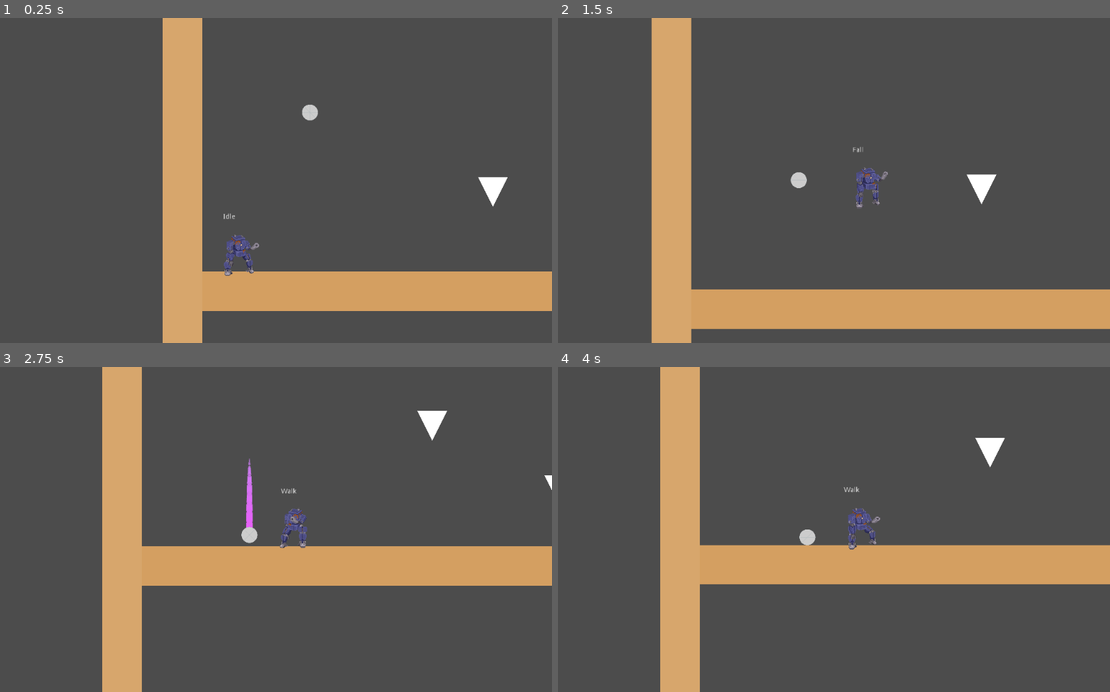
Above: before the commit, frames 1-4 (two rows, left to right).
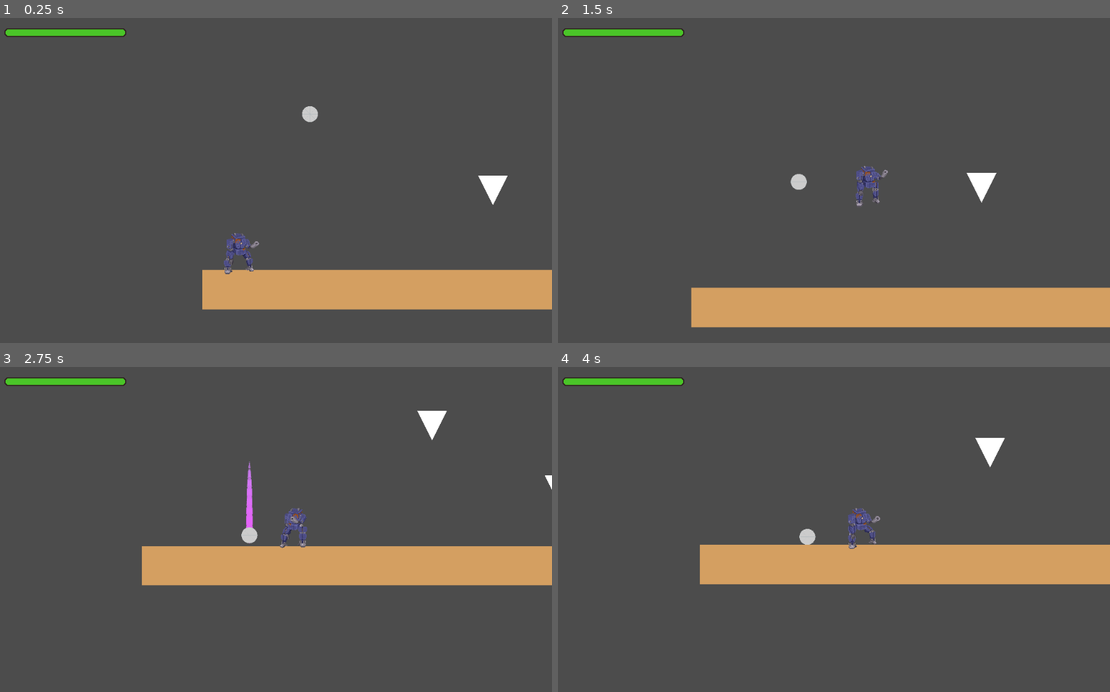
Above: after the commit, the same moments.

Repository: gioele-santi/MechGameJam
Game: Godot game, scene res://Level.tscn
Two runs of this game, one before a commit and one after it. Both use one fixed random seed, a clock stepped at 60 frames per second and the inputs below. The project has no main scene, so this scene is started directly. Sound files missing from this copy of the repository are replaced by a short silence.
Inputs:
- Up to frame 1 (0.25 s): no input
- Up to frame 2 (1.5 s): hold Shift (attack) 0.53-1.28 s; hold D (move_right) from 0.53 s (still down); tap Space (jump) at 0.77 s; tap Shift (attack) at 1.35 s
- Up to frame 3 (2.75 s): tap Space (jump) at 1.52 s; release D (move_right) at 2.03 s; hold A (move_left) from 2.03 s (still down); hold Shift (attack) from 2.03 s (still down)
- Up to frame 4 (4 s): release A (move_left) at 2.78 s; release Shift (attack) at 2.78 s; hold D (move_right) from 2.78 s (still down); tap Shift (attack) at 2.85 s; tap Space (jump) at 3.02, 3.77 s; hold Shift (attack) from 3.53 s (still down)

The runs differ from the first frame. In frame 1, 8.9% of the frame differs, in the area x 0-100%, y 0-100%; in frame 2, 9.0%; in frame 3, 7.9%; in frame 4, 7.9%.

Commit message:
Added GUI, damage and gameover

Diff:
--- /dev/null
+++ b/GUI.gd
@@ -0,0 +1,8 @@
+extends Control
+class_name GUI
+
+func _ready() -> void:
+	pass # Replace with function body.
+
+func update_health(new_value: int) -> void:
+	$VBoxContainer/HBoxContainer/TextureRect/TextureProgress.value = new_value
--- /dev/null
+++ b/GUI.tscn
@@ -0,0 +1,41 @@
+[gd_scene load_steps=4 format=2]
+
+[ext_resource path="res://assets/progress_bar_thin_short.png" type="Texture" id=1]
+[ext_resource path="res://assets/progress_bar_thin_short_bg.png" type="Texture" id=2]
+[ext_resource path="res://GUI.gd" type="Script" id=3]
+
+[node name="GUI" type="Control"]
+margin_left = -512.0
+margin_top = -296.0
+margin_right = 512.0
+margin_bottom = 296.0
+script = ExtResource( 3 )
+__meta__ = {
+"_edit_use_anchors_": false
+}
+
+[node name="VBoxContainer" type="VBoxContainer" parent="."]
+anchor_right = 1.0
+anchor_bottom = 1.0
+margin_top = 0.707108
+margin_bottom = 0.707092
+
+[node name="HBoxContainer" type="HBoxContainer" parent="VBoxContainer"]
+margin_right = 1024.0
+margin_bottom = 16.0
+
+[node name="TextureRect" type="TextureRect" parent="VBoxContainer/HBoxContainer"]
+margin_right = 256.0
+margin_bottom = 16.0
+texture = ExtResource( 2 )
+
+[node name="TextureProgress" type="TextureProgress" parent="VBoxContainer/HBoxContainer/TextureRect"]
+modulate = Color( 0.290196, 0.772549, 0.156863, 1 )
+margin_left = 18.0
+margin_right = 238.0
+margin_bottom = 16.0
+value = 100.0
+texture_progress = ExtResource( 1 )
+__meta__ = {
+"_edit_use_anchors_": false
+}
--- a/Level.gd
+++ b/Level.gd
@@ -1,14 +1,41 @@
 extends Node2D
 class_name Level
 
+export (PackedScene) var mech_scene: PackedScene
+export (PackedScene) var probe_scene: PackedScene
 export (PackedScene) var ball_scene: PackedScene
 var ball : MechBall = null
-onready var mech := $Mech
+var mech : Mech = null
+
+onready var gui: GUI = $CanvasLayer/GUI
 
 onready var camera : MultiTargetCamera = $Camera2D
 
 func _ready() -> void:
-	camera.add_target(mech)
+
+	setup_game()
+
+func gameover() -> void:
+	print("GAME OVER!!!")
+	camera.remove_target(mech)
+	mech.queue_free()
+	mech = null
+	#remove all elements so it can be reset
+	#show GUI buttons
+	pass
+
+func setup_game(probe_count: int = 3) -> void:
+
+	# create random probes
+	if mech == null:
+		mech = mech_scene.instance()
+		add_child(mech)
+		mech.global_position = $MechSpawn.global_position
+		camera.add_target(mech)
+		mech.connect("destroyed", self, "gameover")
+		mech.connect("health_changed", gui, "update_health")
+		mech.health = 100
+		mech
 	spawn_ball()
 
 func spawn_ball() -> void:
@@ -27,7 +54,3 @@
 	ball.global_position = mech.ball_spawn.global_position
 
 	camera.add_target(ball)
-
-# Called every frame. 'delta' is the elapsed time since the previous frame.
-#func _process(delta: float) -> void:
-#	pass
--- a/Level.tscn
+++ b/Level.tscn
@@ -1,17 +1,28 @@
-[gd_scene load_steps=7 format=2]
+[gd_scene load_steps=8 format=2]
 
 [ext_resource path="res://Mech/Mech.tscn" type="PackedScene" id=1]
 [ext_resource path="res://Ball.tscn" type="PackedScene" id=2]
 [ext_resource path="res://Camera/MultiTargetCamera.gd" type="Script" id=3]
 [ext_resource path="res://Level.gd" type="Script" id=4]
 [ext_resource path="res://Probe.tscn" type="PackedScene" id=5]
+[ext_resource path="res://GUI.tscn" type="PackedScene" id=6]
 
 [sub_resource type="RectangleShape2D" id=1]
 extents = Vector2( 528, 40 )
 
 [node name="Level" type="Node2D"]
 script = ExtResource( 4 )
+mech_scene = ExtResource( 1 )
+probe_scene = ExtResource( 5 )
 ball_scene = ExtResource( 2 )
+
+[node name="CanvasLayer" type="CanvasLayer" parent="."]
+
+[node name="GUI" parent="CanvasLayer" instance=ExtResource( 6 )]
+margin_left = 0.0
+margin_top = 18.0
+margin_right = 1024.0
+margin_bottom = 528.0
 
 [node name="Camera2D" type="Camera2D" parent="."]
 position = Vector2( 512, 232 )
@@ -61,6 +72,7 @@
 polygon = PoolVector2Array( 528, 40, 528, -40, -528, -40, -528, 40 )
 
 [node name="Ground3" type="StaticBody2D" parent="."]
+visible = false
 position = Vector2( -40, 312 )
 rotation = 1.5708
 __meta__ = {
@@ -74,8 +86,8 @@
 color = Color( 0.843137, 0.65098, 0.423529, 1 )
 polygon = PoolVector2Array( 528, 40, 528, -40, -528, -40, -528, 40 )
 
-[node name="Mech" parent="." instance=ExtResource( 1 )]
-position = Vector2( 72, 472 )
+[node name="MechSpawn" type="Position2D" parent="."]
+position = Vector2( 72, 479 )
 
 [node name="Probe" parent="." instance=ExtResource( 5 )]
 
--- a/Mech/Mech.gd
+++ b/Mech/Mech.gd
@@ -1,5 +1,8 @@
 extends KinematicBody2D
 class_name Mech
+
+signal destroyed
+signal health_changed(value)
 
 enum States {IDLE, WALK, RUN, JUMP, FALL, BUMP, STAGGER, DIE, WIN, KICK, KICKCHARGE}
 onready var player := $AnimationPlayer
@@ -8,7 +11,7 @@
 onready var ball_spawn := $InteractiveAreas/BallSpawn
 var ball : MechBall = null
 
-export (int, 30, 200) var health := 80 setget set_health
+export (int, 30, 200) var health := 30 setget set_health
 
 signal attack_completed
 
@@ -127,6 +130,11 @@
 
 func set_health(new_value: int) -> void:
 	health = new_value
+	emit_signal("health_changed", health)
 	if health <= 0:
-		#actually explode then free
-		queue_free()
+		$SpriteR.visible = false
+		$SpriteL.visible = false
+		$Explosion.play()
+
+func _on_Explosion_explosion_completed() -> void:
+	emit_signal("destroyed")
--- a/Mech/Mech.tscn
+++ b/Mech/Mech.tscn
@@ -14,6 +14,7 @@
 [ext_resource path="res://Mech/States/Stagger.gd" type="Script" id=12]
 [ext_resource path="res://assets/sound/Mech_Jam_Walk_1.wav" type="AudioStream" id=13]
 [ext_resource path="res://assets/sound/Mech_Jam_Walk_2.wav" type="AudioStream" id=14]
+[ext_resource path="res://Explosion.tscn" type="PackedScene" id=15]
 
 [sub_resource type="Animation" id=1]
 resource_name = "fall"
@@ -226,6 +227,7 @@
 script = ExtResource( 2 )
 
 [node name="StateLabel" type="Label" parent="."]
+visible = false
 margin_left = -30.0
 margin_top = -72.25
 margin_right = 30.0
@@ -233,6 +235,8 @@
 __meta__ = {
 "_edit_use_anchors_": false
 }
+
+[node name="Explosion" parent="." instance=ExtResource( 15 )]
 
 [node name="SpriteR" type="Sprite" parent="."]
 texture = ExtResource( 1 )
@@ -335,6 +339,7 @@
 [node name="Kick" type="AudioStreamPlayer2D" parent="."]
 stream = ExtResource( 11 )
 
+[connection signal="explosion_completed" from="Explosion" to="." method="_on_Explosion_explosion_completed"]
 [connection signal="animation_finished" from="AnimationPlayer" to="." method="_on_AnimationPlayer_animation_finished"]
 [connection signal="body_entered" from="InteractiveAreas/Chest" to="." method="_on_Chest_body_entered"]
 [connection signal="body_exited" from="InteractiveAreas/Chest" to="." method="_on_Area_body_exited"]
--- a/project.godot
+++ b/project.godot
@@ -13,6 +13,11 @@
 "class": "Explosion",
 "language": "GDScript",
 "path": "res://Explosion.gd"
+}, {
+"base": "Control",
+"class": "GUI",
+"language": "GDScript",
+"path": "res://GUI.gd"
 }, {
 "base": "Node2D",
 "class": "Level",
@@ -56,6 +61,7 @@
 } ]
 _global_script_class_icons={
 "Explosion": "",
+"GUI": "",
 "Level": "",
 "Mech": "",
 "MechBall": "",
Not shown: 1 places in Mech/Mech.tscn that only renumber resources
Binary file added: assets/progress_bar.png
Not shown, added: assets/progress_bar.png.import
Binary file added: assets/progress_bar_bg.png
Not shown, added: assets/progress_bar_bg.png.import
Binary file added: assets/progress_bar_thin.png
Not shown, added: assets/progress_bar_thin.png.import
Binary file added: assets/progress_bar_thin_bg.png
Not shown, added: assets/progress_bar_thin_bg.png.import
Binary file added: assets/progress_bar_thin_short.png
Not shown, added: assets/progress_bar_thin_short.png.import
Binary file added: assets/progress_bar_thin_short_bg.png
(and 1 more such lines)
